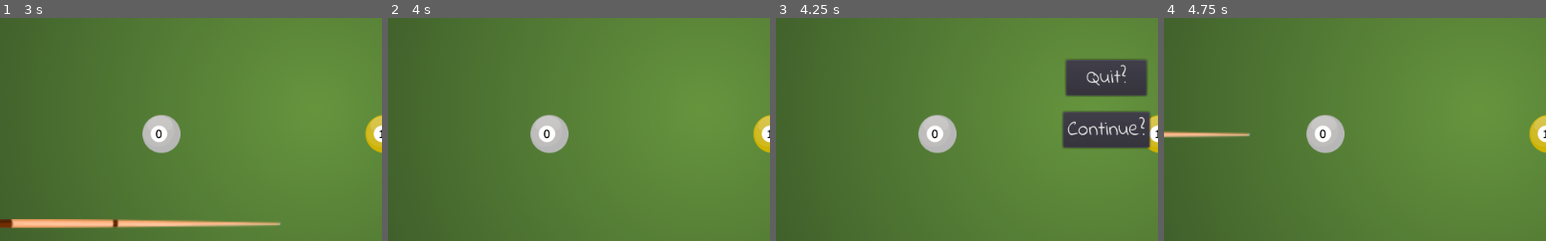
Above: before the commit, frames 1-4 (left to right).
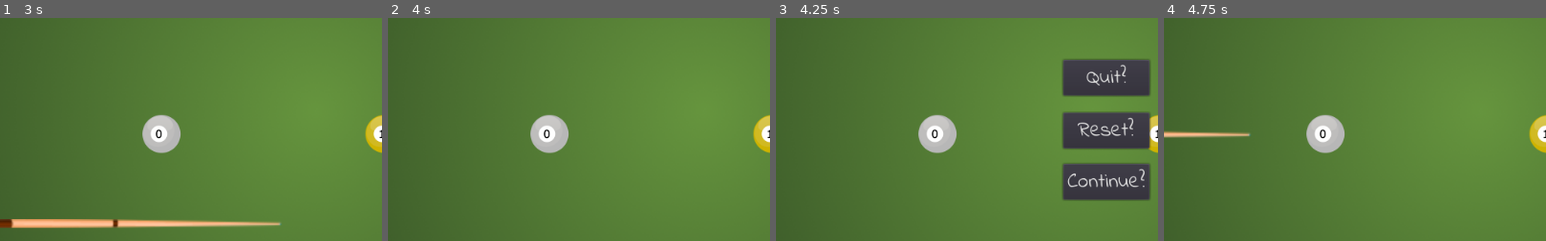
Above: after the commit, the same moments.

Repository: AlbertoPachecoDev/Fisica2D
Game: Godot game, scene res://Main.tscn
Two runs of this game, one before a commit and one after it. Both use one fixed random seed, a clock stepped at 60 frames per second and the inputs below. Sound files missing from this copy of the repository are replaced by a short silence.
Inputs (mouse positions are % of the whole screen's width and height, from its top left):
- Up to frame 1 (3 s): tap Enter (ui_accept) at 0.5, 1.52, 1.55, 1.82, 2 s; move the mouse to (72, 45) at 0.52 s; hold Enter (ui_accept) 0.53-1.28 s; move the mouse to (30, 55) at 1.27 s; click (30, 55) at 1.35 s; move the mouse to (60, 28) at 2.02 s; hold Enter (ui_accept) 2.03-2.78 s; move the mouse to (45, 70) at 2.77 s; click (45, 70) at 2.85 s
- Up to frame 2 (4 s): tap Enter (ui_accept) at 3.02, 3.05, 3.32, 3.5 s; move the mouse to (80, 65) at 3.52 s; hold Enter (ui_accept) from 3.53 s (still down)
- Up to frame 3 (4.25 s): keep holding Enter (ui_accept); tap Escape (ui_cancel) at 4.15 s
- Up to frame 4 (4.75 s): release Enter (ui_accept) at 4.25 s; click (51, 49) at 4.25 s, where only the run after the commit has a clickable "Reset?"
The pictures show only the part of the screen within x 8-58%, y 24-74%; the shares and areas given below are measured in that part.

Frames 1-2 are identical in both runs. In frame 3, 5.0% of the frame differs, in the area x 75-98%, y 18-83%; in frame 4, nothing differs.

Commit message:
Ver. 0.95 Play pool
Improved Esc-key options: quit or reset or continue buttons.
Issue #14: Clear score when game-reset

Diff:
--- a/Main.tscn
+++ b/Main.tscn
@@ -64,9 +64,9 @@
 [node name="buttons" type="Node2D" parent="."]
 
 [node name="quit" type="Button" parent="buttons"]
-margin_left = 472.0
+margin_left = 468.0
 margin_top = 200.0
-margin_right = 580.0
+margin_right = 584.0
 margin_bottom = 248.0
 theme = SubResource( 2 )
 text = "Quit?"
@@ -74,11 +74,22 @@
 "_edit_use_anchors_": false
 }
 
+[node name="reset" type="Button" parent="buttons"]
+margin_left = 468.0
+margin_top = 270.723
+margin_right = 584.0
+margin_bottom = 318.723
+theme = SubResource( 2 )
+text = "Reset?"
+__meta__ = {
+"_edit_use_anchors_": false
+}
+
 [node name="continue" type="Button" parent="buttons"]
 margin_left = 468.0
-margin_top = 270.0
+margin_top = 340.0
 margin_right = 584.0
-margin_bottom = 318.0
+margin_bottom = 388.0
 theme = SubResource( 2 )
 text = "Continue?"
 __meta__ = {
@@ -86,8 +97,8 @@
 }
 
 [connection signal="finished" from="hole" to="." method="_on_hole_finished"]
-[connection signal="finished" from="end" to="." method="_on_end_finished"]
 [connection signal="timeout" from="start_damp" to="." method="_on_friction_timeout"]
 [connection signal="timeout" from="inc_damp" to="." method="_on_inc_damp_timeout"]
-[connection signal="pressed" from="buttons/quit" to="." method="_on_exit_pressed"]
+[connection signal="pressed" from="buttons/quit" to="." method="_on_quit_pressed"]
+[connection signal="pressed" from="buttons/reset" to="." method="_on_reset_pressed"]
 [connection signal="pressed" from="buttons/continue" to="." method="_on_continue_pressed"]
--- a/main.gd
+++ b/main.gd
@@ -62,12 +62,12 @@
 onready var drops = 0		 # issue-8 dropped balls counter
 
 onready var ball = preload("res://ball.tscn")
+onready var quit = get_node("buttons/quit")     # issue-6
 onready var cont = get_node("buttons/continue") # issue-5
-onready var quit = get_node("buttons/quit")     # issue-6
+onready var rst = get_node("buttons/reset")
 
 func _ready():
-	quit.visible = false # issue-5
-	cont.visible = false # issue-6
+	$buttons.visible = false
 	$buttons.z_index = 1
 	pause_mode = Node.PAUSE_MODE_PROCESS # issue-4 avoids pausing input
 	var tot = POS.size() if Global.level>3 else BALLS_LEVEL[Global.level-1] # issue-12
@@ -91,13 +91,7 @@
 		add_child(b)
 	reset()
 
-func _input(_event):
-	if Input.is_action_pressed("ui_cancel"): # issue-5 quit game
-		cont.visible = true
-		quit.visible = true
-		get_tree().paused = true # BUG
-	elif Input.is_action_pressed("ui_accept"): # issue-4 pause mode
-		var pause = not get_tree().paused
+func set_pause(pause):
 		if pause:
 			$info.text = "(Paused)"
 		else:
@@ -105,6 +99,14 @@
 		$start_damp.paused = pause
 		$inc_damp.paused = pause
 		get_tree().paused = pause
+
+func _input(_event):
+	if Input.is_action_pressed("ui_cancel"): # issue-5 quit game
+		$buttons.visible = true
+		set_pause(true)
+	elif Input.is_action_pressed("ui_accept"): # issue-4 pause mode
+		var pause = not get_tree().paused
+		set_pause(pause)
 
 func reset():
 	$inc_damp.stop()
@@ -148,7 +150,6 @@
 	count_damp = 1
 	emit_signal("damp", count_damp)
 	$inc_damp.start()
-	# print("damping...")
 
 func _on_inc_damp_timeout():
 	count_damp += 1
@@ -161,15 +162,10 @@
 					return
 		if ball0.linear_velocity.length() > 2:
 			return
-		# print("Balls stopped!! ", count_damp)
 		reset()
 	else:
-		# print("Damp finished!!")
 		$inc_damp.stop()
 		reset()
-
-func _on_end_finished():
-	cont.visible = true # issue-6 continue-button
 
 func _on_hole_finished(): # issue-1 drop-ball effect
 	if drop_id == 0: # ball-0?
@@ -196,10 +192,15 @@
 					Global.level += 1
 					$end.play()
 
-func _on_continue_pressed(): # issue-6-10 restart game
-	get_tree().paused = false # issue-5 bug
+func _on_quit_pressed(): # end-game
+	get_tree().quit()
+
+func _on_reset_pressed(): # restart game
+	Global.score = 0 # issue-14
+	set_pause(false)
 	# warning-ignore:return_value_discarded
 	get_tree().reload_current_scene()
 
-func _on_exit_pressed(): # issue-5 end-of-game
-	get_tree().quit()
+func _on_continue_pressed():
+	$buttons.visible = false  # issue-14
+	set_pause(false)
